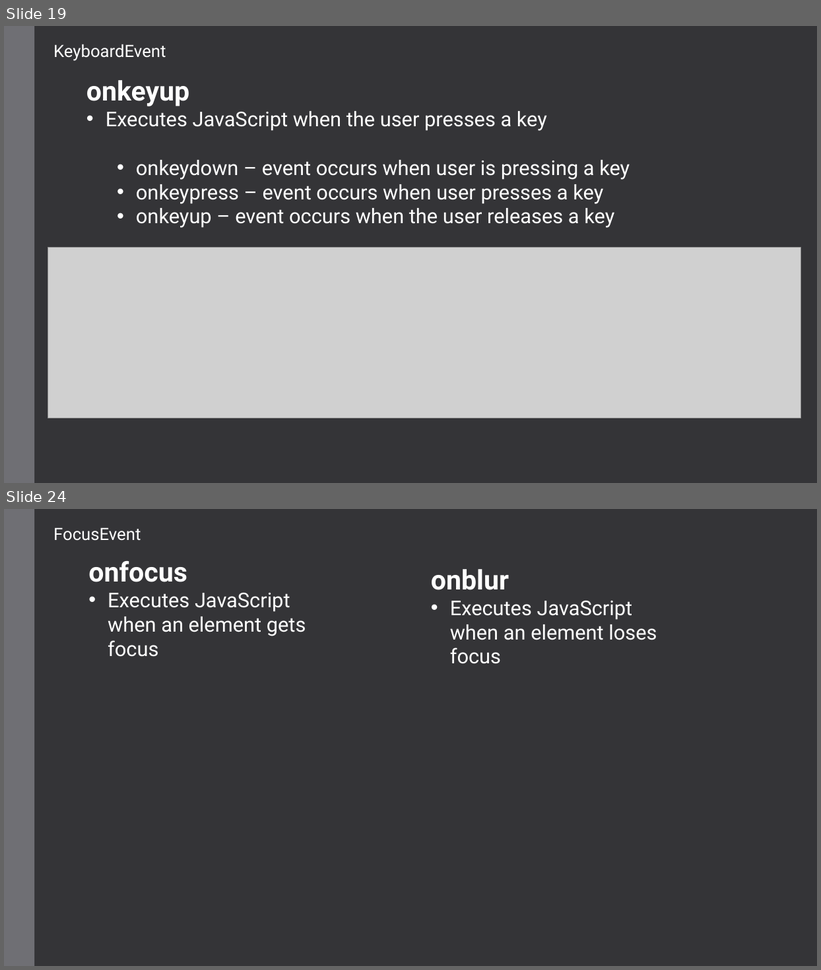
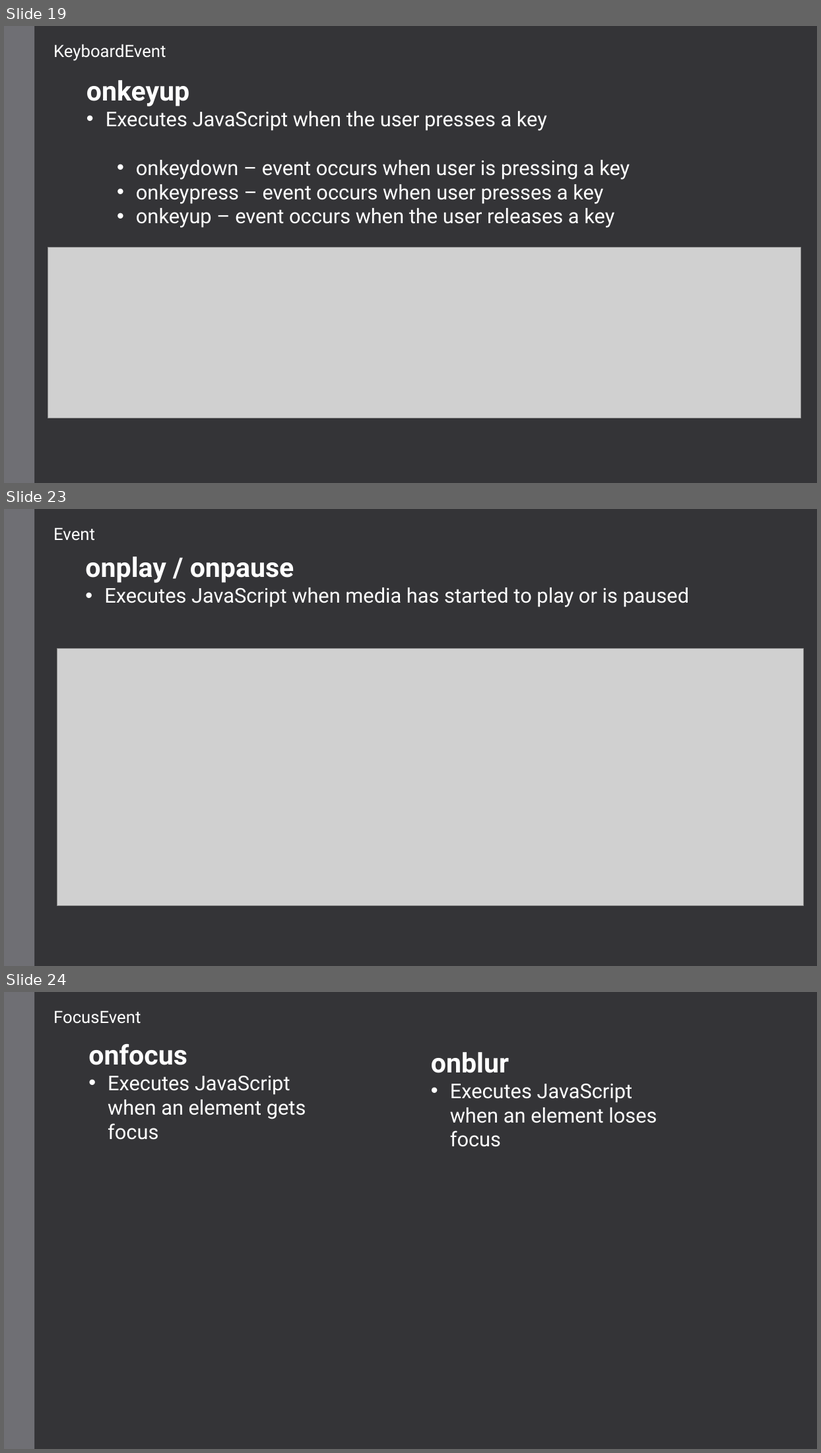
Before and after one commit to Cook-Amy/Cook-Amy.github.io, a slide deck: Teaching/jsEvents/JavaScript Events.pptx. Shown one above the other, each under a label of ours: slides 19 and 24 before the commit, slides 19, 23 and 24 after it; the slides between them are not shown. The pictures are 821x970 and 821x1453 pixels, drawn with LibreOffice and Linux fonts; fonts in the diff are those of the drawing; grey boxes stand for pictures. Boxes give left, top, right and bottom in pixels: in the first picture for what was removed or moved away, otherwise in the second. Text is boxed around its words. In the diff, an @@ line names an element or a change of style, - is before the commit and + after.

```diff
--- a/Teaching/jsEvents/JavaScript Events.pptx
+++ b/Teaching/jsEvents/JavaScript Events.pptx
@@ slide 23 added at <box>4,509,817,966</box>, background #353537; not listed: 1 template element that a slide beside it also shows @@
@@ text added at <box>54,527,95,541</box>, 20 pt, text #FFFFFF @@
+Event
@@ text added at <box>85,557,690,607</box>, 24 pt, text #FFFFFF @@
+onplay / onpause
+• Executes JavaScript when media has started to play or is paused
@@ picture added at <box>57,649,804,906</box> @@
```
Also in this commit, not shown: 4 slides changed, 3 other slides added, 1 slide removed, 3 other files.
